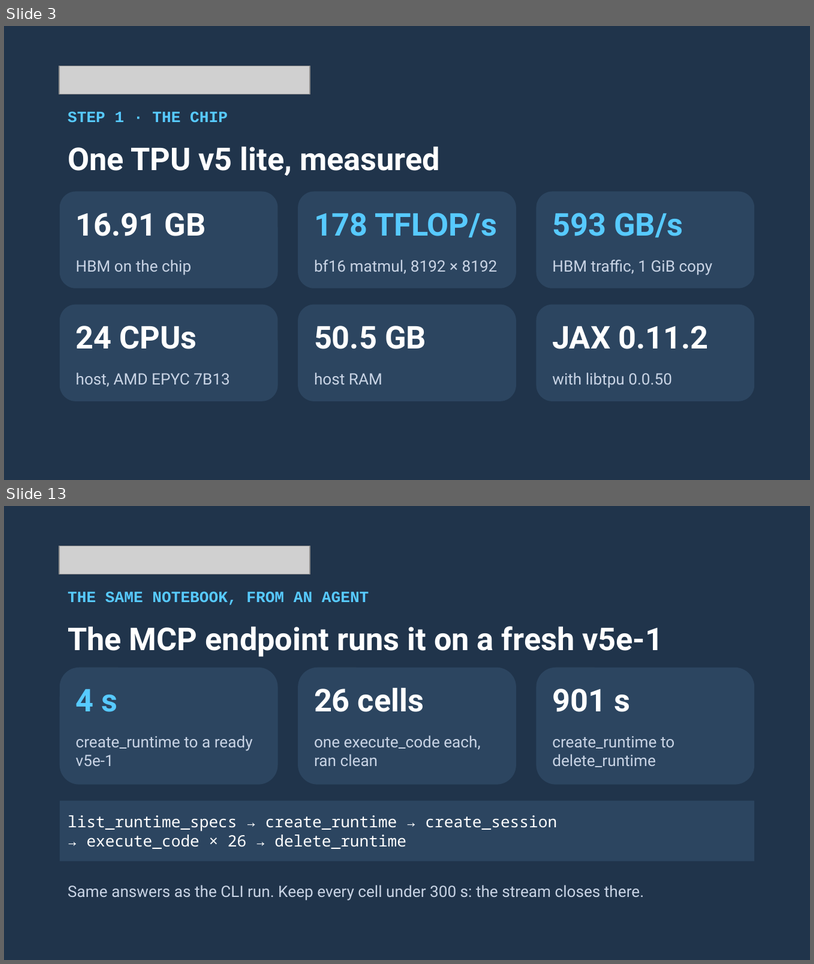
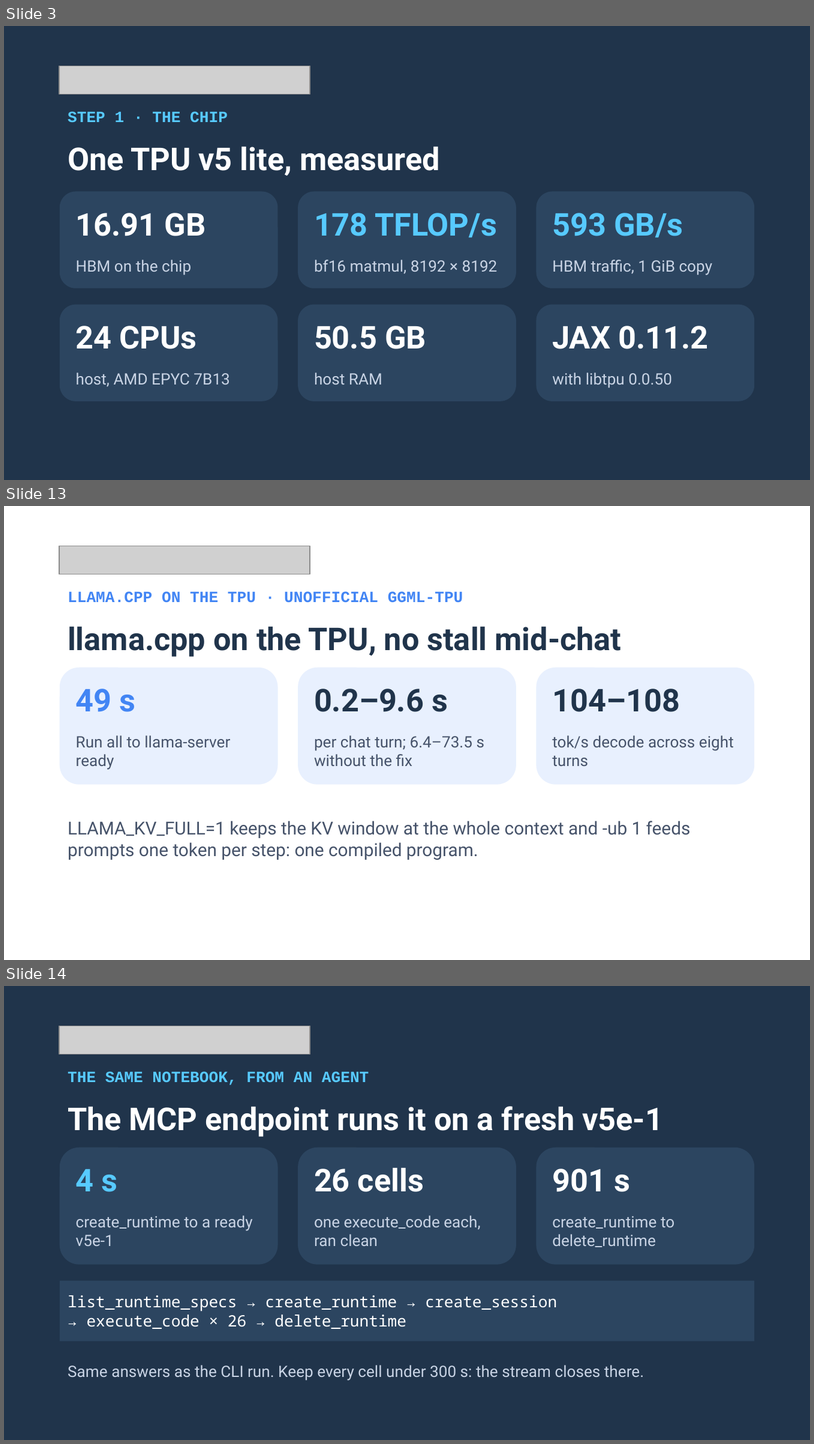
Before and after one commit to xbill9/colab, a slide deck: docs/deck/gemma4-colab-tpu-gde.pptx. Shown one above the other, each under a label of ours: slides 3 and 13 before the commit, slides 3, 13 and 14 after it; the slides between them are not shown. The pictures are 814x964 and 814x1444 pixels, drawn with LibreOffice and Linux fonts; fonts in the diff are those of the drawing; grey boxes stand for pictures. Boxes give left, top, right and bottom in pixels: in the first picture for what was removed or moved away, otherwise in the second. Text is boxed around its words. In the diff, an @@ line names an element or a change of style, - is before the commit and + after.

```diff
--- a/docs/deck/gemma4-colab-tpu-gde.pptx
+++ b/docs/deck/gemma4-colab-tpu-gde.pptx
@@ slide 13 added at (4,506,810,960), background #FFFFFF @@
@@ picture added at (60,546,311,574) @@
@@ text added at (68,591,464,603), 14 pt, text #4285F4, bold @@
+LLAMA.CPP ON THE TPU · UNOFFICIAL GGML-TPU
@@ text added at (68,626,622,657), 28 pt, text #20344B, bold @@
+llama.cpp on the TPU, no stall mid-chat
@@ rounded rectangle added at (60,667,278,784), fill #E8F0FE @@
@@ rounded rectangle added at (299,667,517,784), fill #E8F0FE @@
@@ rounded rectangle added at (536,667,755,784), fill #E8F0FE @@
@@ text added at (76,688,136,712), 28 pt, text #4285F4, bold @@
+49 s
@@ text added at (314,688,448,712), 28 pt, text #20344B, bold @@
+0.2–9.6 s
@@ text added at (552,688,680,712), 28 pt, text #20344B, bold @@
+104–108
@@ text added at (76,735,230,769), 14 pt, text #46536A @@
+Run all to llama-server ready
@@ text added at (314,735,485,766), 14 pt, text #46536A @@
+per chat turn; 6.4–73.5 s without the fix
@@ text added at (552,735,734,766), 14 pt, text #46536A @@
+tok/s decode across eight turns
@@ text added at (68,820,691,859), 16 pt, text #46536A @@
+LLAMA_KV_FULL=1 keeps the KV window at the whole context and -ub 1 feeds prompts one token per step: one compiled program.
@@ what was slide 13 is now slide 14 @@
```
Also in this commit, not shown: 11 slides changed, 1 other file.
